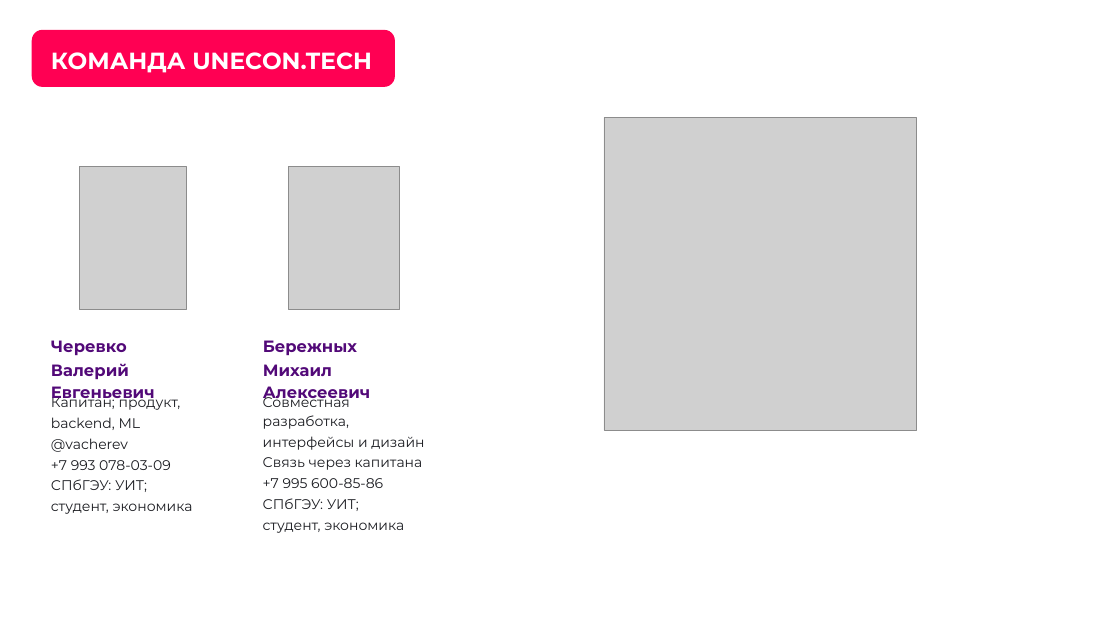
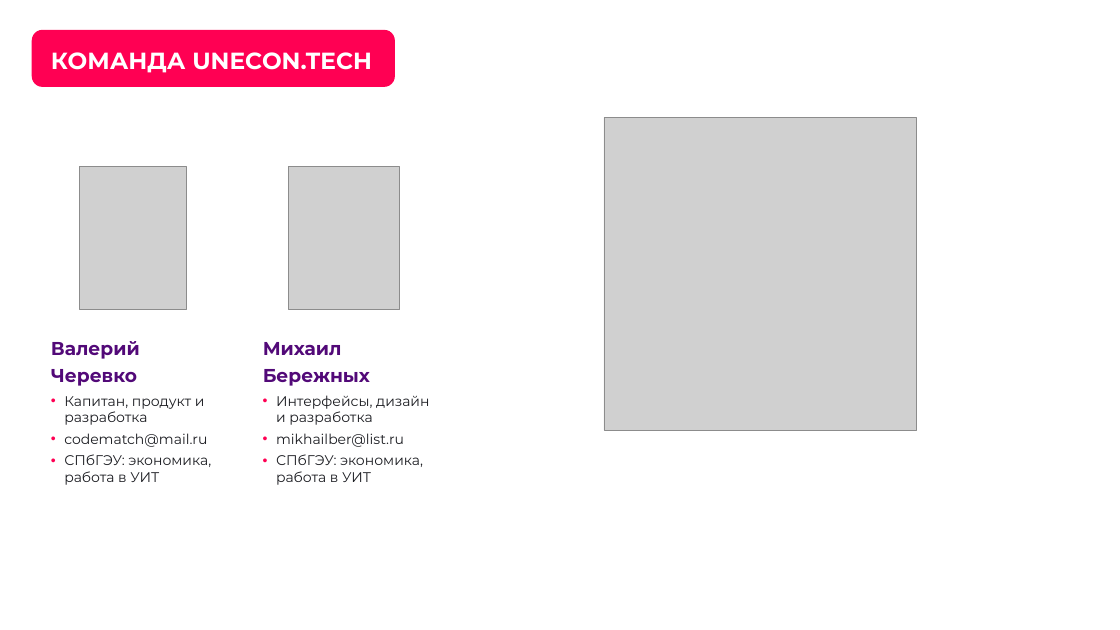
Before and after one commit to Valery766/kodmatch-lct-2026, a slide deck: slide 3 of presentation/КОД.МЭТЧ_unecon.tech_ЛЦТ_ФСП_2026.pptx. Drawn at 1120x630 pixels with LibreOffice and Linux fonts; fonts in the diff are those of the drawing; grey boxes stand for pictures; background and template pictures are left out. Boxes give left, top, right and bottom in pixels: in the first picture for what was removed or moved away, otherwise in the second. Text is boxed around its words. In the diff, an @@ line names an element or a change of style, - is before the commit and + after.

```diff
--- a/presentation/КОД.МЭТЧ_unecon.tech_ЛЦТ_ФСП_2026.pptx
+++ b/presentation/КОД.МЭТЧ_unecon.tech_ЛЦТ_ФСП_2026.pptx
@@ text at bbox=[51, 341, 140, 359]: paragraph added @@
+Валерий
@@ text at bbox=[263, 342, 342, 355]: paragraph added @@
+Михаил
@@ text at bbox=[51, 363, 155, 403]: paragraph removed @@
-Валерий Евгеньевич
@@ text at bbox=[51, 369, 137, 386]: size 14 to 16 pt in "Черевко" @@
@@ text at bbox=[263, 364, 371, 403]: paragraph removed @@
-Михаил Алексеевич
@@ text at bbox=[263, 369, 370, 386]: size 14 to 16 pt in "Бережных" @@
@@ text at bbox=[64, 396, 211, 485]: text changed @@
-Капитан; продукт,
-backend, ML
-@vacherev
-+7 993 078-03-09
-СПбГЭУ: УИТ;
-студент, экономика
+• Капитан, продукт и разработка
+• codematch@mail.ru
+• СПбГЭУ: экономика, работа в УИТ
@@ text "Два участника. Один полный продукт." at bbox=[132, 398, 191, 409]: size 21 to 19 pt @@
@@ text at bbox=[276, 395, 429, 485]: text changed @@
-Совместная разработка,
-интерфейсы и дизайн
-Связь через капитана
-+7 995 600-85-86
-СПбГЭУ: УИТ;
-студент, экономика
+• Интерфейсы, дизайн и разработка
+• mikhailber@list.ru
+• СПбГЭУ: экономика, работа в УИТ
```
Also in this commit, not shown: 14 other slides changed, 52 other files.
